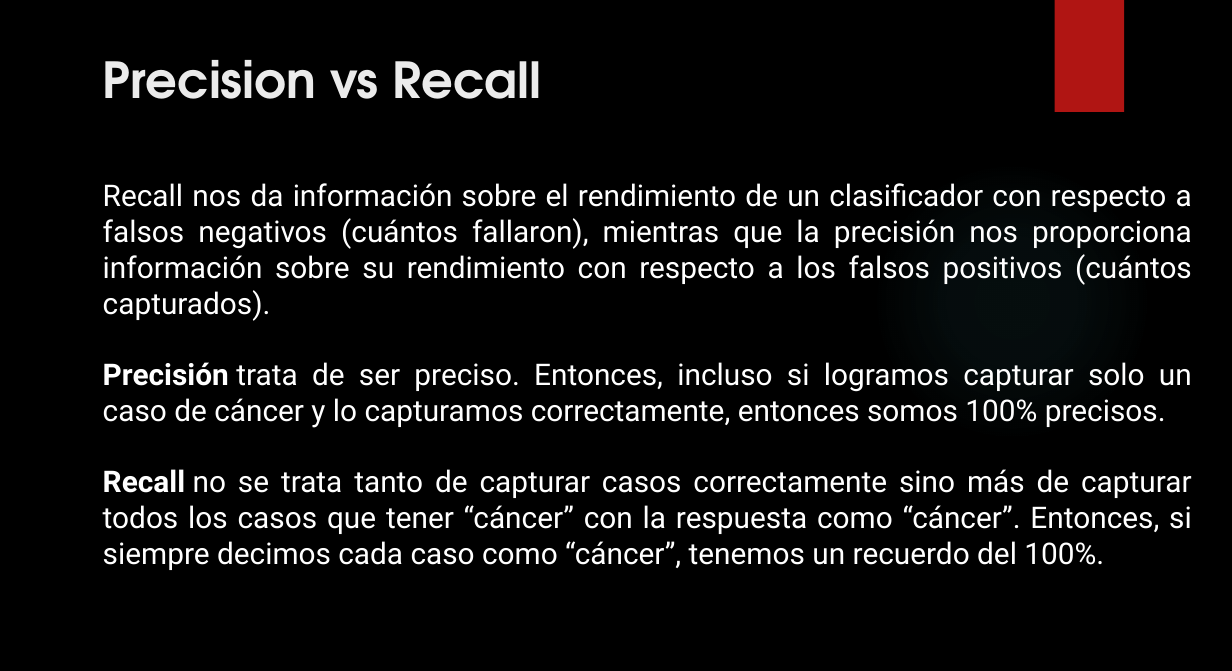
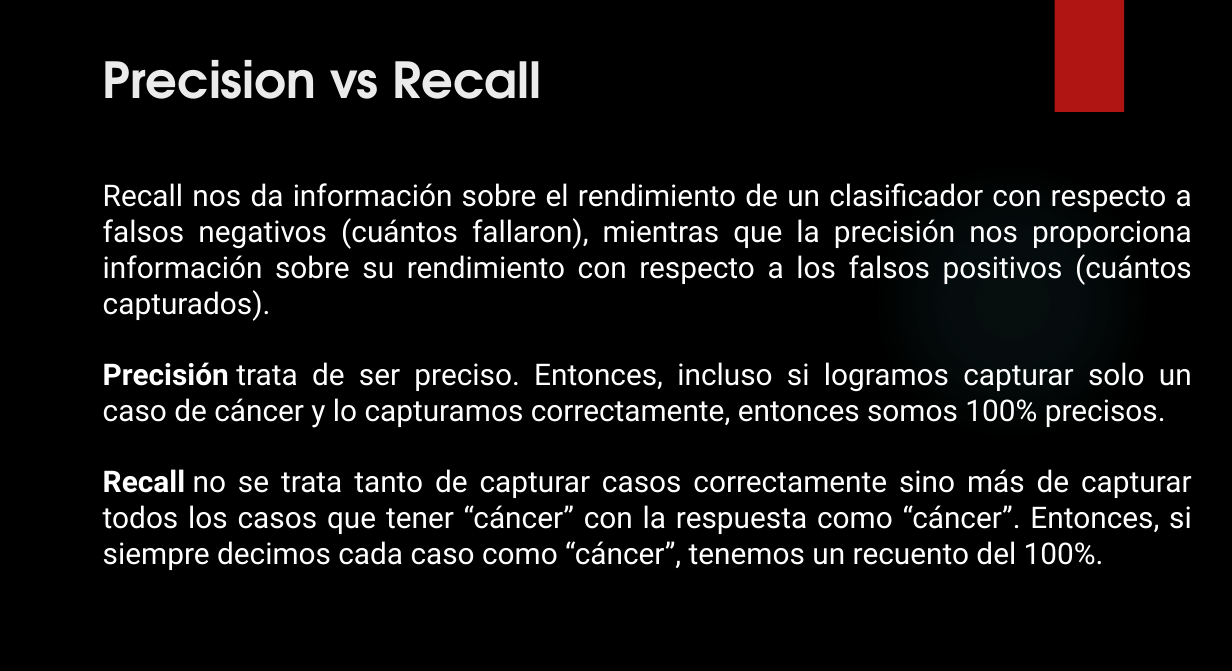
Before and after one commit to Xavi80/Material-CNBV, a slide deck: slide 13 of MOD 8/Presentaciones/Clasificacion.pptx. Drawn at 1232x671 pixels with LibreOffice and Linux fonts; fonts in the diff are those of the drawing; background and template pictures are left out. Boxes give left, top, right and bottom in pixels: in the first picture for what was removed or moved away, otherwise in the second. Text is boxed around its words. In the diff, an @@ line names an element or a change of style, - is before the commit and + after.

```diff
--- a/MOD 8/Presentaciones/Clasificacion.pptx
+++ b/MOD 8/Presentaciones/Clasificacion.pptx
@@ text at bbox=[103, 469, 1192, 570]: text changed @@
-Recall no se trata tanto de capturar casos correctamente sino más de capturar todos los casos que tener “cáncer” con la respuesta como “cáncer”. Entonces, si siempre decimos cada caso como “cáncer”, tenemos un recuerdo del 100%.
+Recall no se trata tanto de capturar casos correctamente sino más de capturar todos los casos que tener “cáncer” con la respuesta como “cáncer”. Entonces, si siempre decimos cada caso como “cáncer”, tenemos un recuento del 100%.
```
Also in this commit, not shown: 1 other slide changed, 1 slide added, 2 other files.
